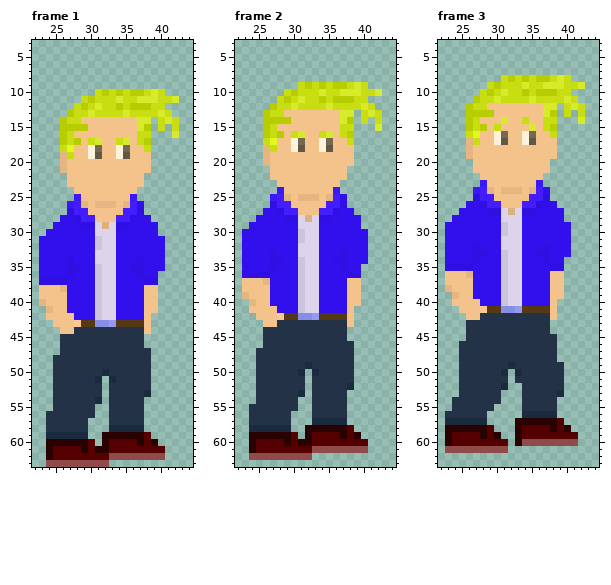
Two versions of one pixel-art file, Assets/art/MainCharacters/Liam/Jump/jumpR.aseprite. Above: the version before the commit.
64x64 pixels, 11 frames. Pixels under 10% opacity are left out. Colours within 5 levels of each other are drawn and written as one. Shown: frame 1: x 22..44, y 3..63; frame 2: x 22..44, y 3..63; frame 3: x 22..44, y 3..63. The commit also changed other frames, which this record leaves out.
After:
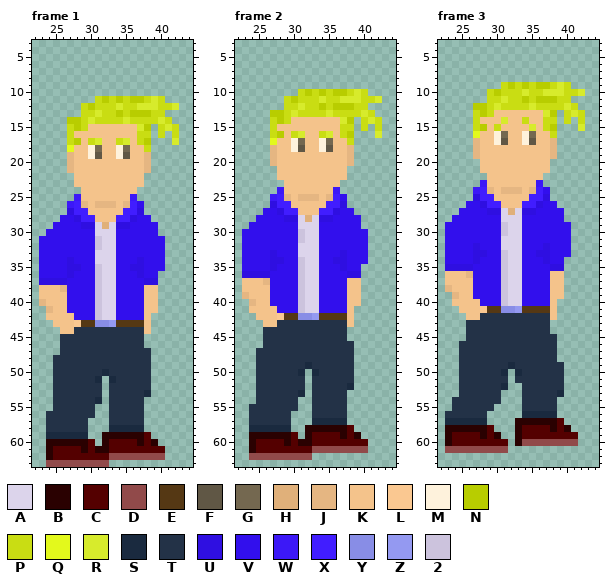
Palette (. is transparent): A #dcd4eb  B #2a0101  C #540000  D #914a4a  E #553814  F #605745  G #746850  H #e0b07a  J #e5b682  K #f4c38b  L #fac891  M #fef2dc  N #b8cd00  P #c9dd13  Q #e3f91c  R #d7eb2c  S #1a2a3f  T #233247  U #2f0fe1  V #320fed  W #3c18f7  X #411dff  Y #888de6  Z #9499f1  2 #ccc3dd
Change:
--- frame 1
@@ x 22..44 @@
  9 .......................
-10 .........PNPNPNNPRP....
-11 .......PNPPPRPPRRRPPR..
-12 ......PNPRPPNPNNNPP....
-13 .....NPPRPPPPRPPPPRP...
-14 ....NPPKKKKKKKKRR.PRP..
-15 ....NNNNKKKKKKKRN.P.P..
-16 ....NPKKKKKKKKKPP...R..
-17 ....NPNKPRKKPRKPN......
-18 ....PQKKMGKKMGKKP......
-19 ....JPKKMFKKMFKKK......
-20 ....JKKKKKKKKKKKK......
-21 ....JKKKKKKKKKKKK......
-22 .....KKKKKKKKKKK.......
-23 .....KKKKKKKKKKK.......
-24 ......KKKKKKKKK........
+10 .......................
+11 .........PNPNPNNPRP....
+12 .......PNPPPRPPRRRPPR..
+13 .......PPRPPNPNNNPP....
+14 .....NNPRPPPPRPPPPRP...
+15 .....PNPKKKKKKKRN.PRP..
+16 .....PKKKKKKKKKPP.P.P..
+17 .....PNKPRKKPRKPN...R..
+18 .....QKKMGKKMGKKP......
+19 .....JKKMFKKMFKKJ......
+20 .....JKKKKKKKKKKJ......
+21 .....JKKKKKKKKKKJ......
+22 ......KKKKKKKKKK.......
+23 ......KKKKKKKKKK.......
+24 .......KKKKKKKK........
 25 ......WKKKKKKKW........
--- frame 2
@@ x 22..44 @@
  8 .......................
- 9 .........PNPNPNNPRP....
-10 .......PNPPPRPPRRRPPR..
-11 ......PNPRPPNPNNNPP....
-12 .....NPPRPPPPRPPPPRP...
-13 ....NPPKKKKKKKKRR.PRP..
-14 ....NNNNKKKKKKKRN.P.P..
-15 ....NPKKKKKKKKKPP...R..
-16 ....NPNKPRKKPRKPN......
-17 ....PQKKMGKKMGKKP......
-18 ....JPKKMFKKMFKKK......
-19 ....JKKKKKKKKKKKK......
-20 ....JKKKKKKKKKKKK......
-21 .....KKKKKKKKKKK.......
-22 .....KKKKKKKKKKK.......
-23 ......KKKKKKKKK........
+ 9 .......................
+10 .........PNPNPNNPRP....
+11 .......PNPPPRPPRRRPPR..
+12 .......PPRPPNPNNNPP....
+13 .....NNPRPPPPRPPPPRP...
+14 .....PNPKKKKKKKRN.PRP..
+15 .....PKKKKKKKKKPP.P.P..
+16 .....PNKPRKKPRKPN...R..
+17 .....QKKMGKKMGKKP......
+18 .....JKKMFKKMFKKJ......
+19 .....JKKKKKKKKKKJ......
+20 .....JKKKKKKKKKKJ......
+21 ......KKKKKKKKKK.......
+22 ......KKKKKKKKKK.......
+23 .......KKKKKKKK........
 24 ......WKKKKKKKW........
--- frame 3
@@ x 22..44 @@
  7 .......................
- 8 .........PNPNPNNPRP....
- 9 .......PNPPPRPPRRRPPR..
-10 ......PNPRPPNPNNNPP....
-11 .....NPPRPPPPRPPPPRP...
-12 ....NPPKKKKKKKKRR.PRP..
-13 ....NNNNKKKKKKKRN.P.P..
-14 ....NPKKKRKKPKKPP...R..
-15 ....NPNKPKKKKRKPN......
-16 ....PQKKMGKKMGKKP......
-17 ....JPKKMFKKMFKKK......
-18 ....JKKKKKKKKKKKK......
-19 ....JKKKKKKKKKKKK......
-20 .....KKKKKKKKKKK.......
-21 .....KKKKKKKKKKK.......
-22 ......KKKKKKKKK........
+ 8 .......................
+ 9 .........PNPNPNNPRP....
+10 .......PNPPPRPPRRRPPR..
+11 .......PPRPPNPNNNPP....
+12 .....NNPRPPPPRPPPPRP...
+13 .....PNPKKKKKKKRN.PRP..
+14 .....PKKKRKKPKKPP.P.P..
+15 .....PNKPKKKKRKPN...R..
+16 .....QKKMGKKMGKKP......
+17 .....JKKMFKKMFKKJ......
+18 .....JKKKKKKKKKKJ......
+19 .....JKKKKKKKKKKJ......
+20 ......KKKKKKKKKK.......
+21 ......KKKKKKKKKK.......
+22 .......KKKKKKKK........
 23 ......WKKKKKKKW........
